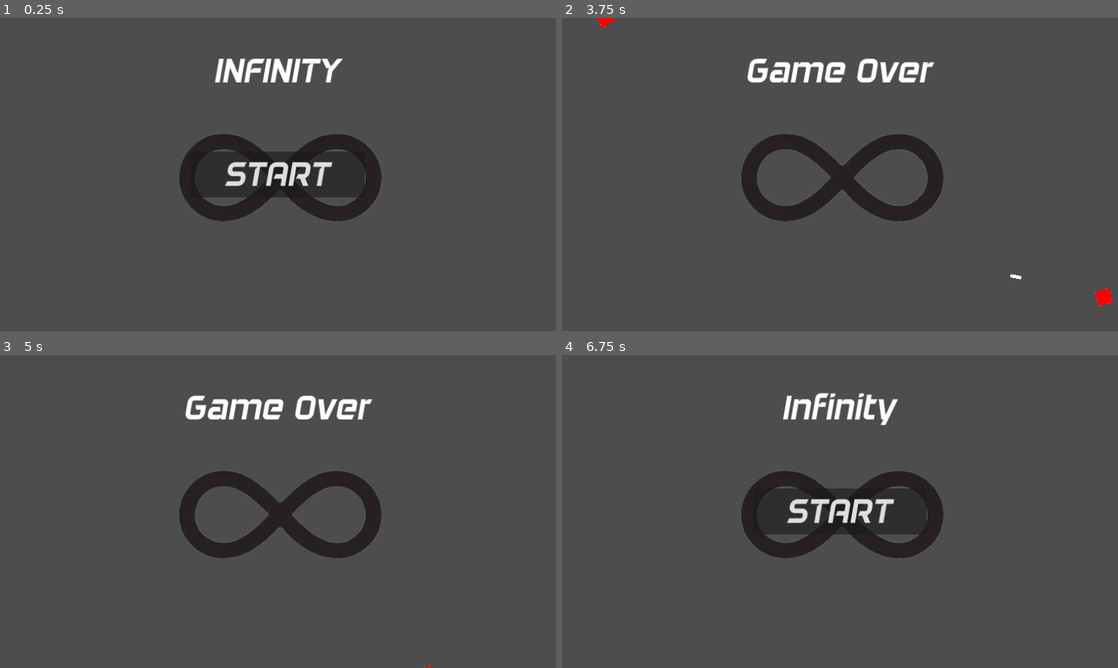
Above: before the commit, frames 1-4 (two rows, left to right).
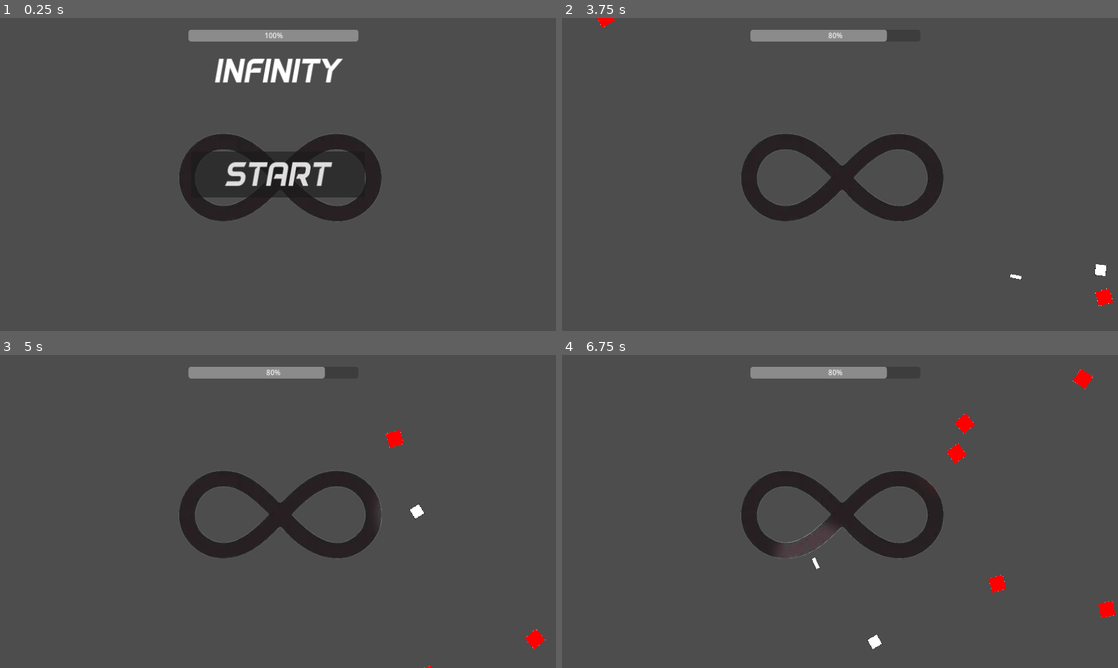
Above: after the commit, the same moments.

Repository: SmallBrainMatt/CS477-Lightning-Game
Game: Godot game, scene res://main.tscn
Same seed, same stepped clock (60 frames per second), same inputs: the game is played once before the commit and once after it.
Inputs (mouse positions are in pixels of both pictures, inside the frame that each line leads up to):
- Up to frame 1 (0.25 s): no input
- Up to frame 2 (3.75 s): click "START" at 0.5 s; tap Enter at 1.25 s; move the mouse to (962, 158) at 1.27 s; hold D (move_right) 1.28-2.03 s; click (962, 158) at 1.35 s; move the mouse to (728, 190) at 2.02 s; hold S (move_down) 2.03-2.78 s; click (728, 190) at 2.1 s; move the mouse to (895, 105) at 2.77 s; hold D (move_right) 2.78-3.53 s; click (895, 105) at 2.85 s; move the mouse to (812, 237) at 3.52 s; hold W (move_up) from 3.53 s (still down); click (812, 237) at 3.6 s
- Up to frame 3 (5 s): move the mouse to (444, 558) at 4.27 s; release W (move_up) at 4.28 s; hold A (move_left) from 4.28 s (still down); click (444, 558) at 4.35 s
- Up to frame 4 (6.75 s): move the mouse to (673, 464) at 5.02 s; click (673, 464) at 5.1 s; move the mouse to (867, 511) at 5.77 s; release A (move_left) at 5.78 s; hold S (move_down) 5.78-6.53 s; click (867, 511) at 5.85 s; move the mouse to (756, 433) at 6.52 s; hold D (move_right) from 6.53 s (still down); click (756, 433) at 6.6 s

The runs differ from the first frame. In frame 1, 1.2% of the frame differs, in the area x 33-65%, y 3-8%; in frame 2, 2.4%; in frame 3, 2.6%; in frame 4, 6.5%, in the area x 33-100%, y 3-94%.

Commit message:
Hud bar
I added hub bar and proper functionality

Diff:
--- a/infinity/hud.gd
+++ b/infinity/hud.gd
@@ -8,13 +8,11 @@
 	$MessageTimer.start()
 
 func show_game_over():
+	print("show_game_over() called in hud.gd")
 	show_message("Game Over")
-	await $MessageTimer.timeout
-	$Message.text = "Infinity"
-	$Message.show()
-	await get_tree().create_timer(1.0).timeout
-	$StartButton.show()
-
+	await $MessageTimer.timeout  # Wait for the timer to finish
+	await get_tree().create_timer(2.0).timeout  # Wait for 2 seconds before showing the start button
+	$StartButton.show()  # Show the start button after the delay
 
 func _on_start_button_pressed():
 	$StartButton.hide()
@@ -25,8 +23,7 @@
 
 # Called when the node enters the scene tree for the first time.
 func _ready() -> void:
-	pass # Replace with function body.
-
+	pass  # Replace with function body.
 
 # Called every frame. 'delta' is the elapsed time since the previous frame.
 func _process(delta: float) -> void:
--- a/infinity/main.gd
+++ b/infinity/main.gd
@@ -6,9 +6,10 @@
 var speed_range_min = 150
 var speed_range_max = 250
 
-func game_over():
-	$HUD.show_game_over()
-	$MobTimer.stop()
+#func game_over():
+#	print("game_over() function called in main.gd")
+#	$HUD.show_game_over()
+#	$MobTimer.stop()
 
 #Begins the game
 func new_game():
--- a/infinity/main.tscn
+++ b/infinity/main.tscn
@@ -58,6 +58,12 @@
 
 [node name="HUD" parent="." instance=ExtResource("5_8wl2t")]
 
+[node name="ProgressBar" type="ProgressBar" parent="HUD"]
+offset_left = 434.0
+offset_top = 27.0
+offset_right = 825.0
+offset_bottom = 54.0
+
 [connection signal="timeout" from="MobTimer" to="." method="_on_mob_timer_timeout"]
 [connection signal="timeout" from="StartTimer" to="." method="_on_start_timer_timeout"]
 [connection signal="hit" from="Player" to="." method="game_over"]
--- a/infinity/player.gd
+++ b/infinity/player.gd
@@ -1,6 +1,8 @@
 extends Area2D
 
 @export var speed = 400
+@export var max_health = 100
+var current_health
 var bullet = preload("res://bullet.tscn")
 var bullet_speed = 2000
 var screen_size
@@ -12,13 +14,14 @@
 	screen_size = get_viewport_rect().size
 	hide()
 	can_fire = false
-
+	current_health = max_health  # Initialize health to maximum value
+	get_parent().get_node("HUD/ProgressBar").value = current_health  # Update the health bar value
 
 # Called every frame. 'delta' is the elapsed time since the previous frame.
 func _process(delta: float) -> void:
 	var velocity = Vector2.ZERO
 
-	#Movement
+	# Movement
 	if Input.is_action_pressed("move_right"):
 		velocity.x += 1
 	if Input.is_action_pressed("move_left"):
@@ -30,7 +33,7 @@
 	if Input.is_action_just_pressed("player_fire") and can_fire == true:
 		fire()
 
-	#Play/stop animations (if there are any)
+	# Play/stop animations (if there are any)
 	if velocity.length() > 0:
 		velocity = velocity.normalized() * speed
 		$AnimatedSprite2D.play()
@@ -41,26 +44,56 @@
 	position = position.clamp(Vector2.ZERO, screen_size)
 	look_at(get_global_mouse_position())
 
+# Handles taking damage
+func take_damage(amount: int) -> void:
+	current_health -= amount
+	print("Current Health after taking damage: ", current_health)  # Debugging line
 
-#Killing the player
+	# Ensure current_health doesn't drop below zero
+	if current_health <= 0:
+		current_health = 0
+		die()  # Call die() only when health reaches 0
+	else:
+		get_parent().get_node("HUD/ProgressBar").value = current_health  # Update the health bar if not dead
+
+# Called when the player gets hit
 func _on_body_entered(body: Node2D) -> void:
-	hide()
-	can_fire = false
-	hit.emit()
-	$CollisionShape2D.set_deferred("disabled", true)
+	print("Collision detected with: ", body, " of type: ", body.get_class())  # Debugging line
 
-#Beginning the game
+	# Check if the collision is with a mob by group
+	if body.is_in_group("mobs"):
+		print("Collision with mob detected.")
+		take_damage(20)  # Adjust the damage amount as needed
+		can_fire = true  # Allow the player to keep firing after getting hit
+		hit.emit()
+		$CollisionShape2D.set_deferred("disabled", false)  # Ensure collision is enabled for future hits
+
+# Handles player death
+func die() -> void:
+	print("die() function called with health: ", current_health)  # Debugging line
+	if current_health == 0:  # Ensure die() only runs when health is zero
+		print("Player has died with health at 0.")  # Debugging confirmation line
+		hide()  # Hide the player when they die
+		can_fire = false
+		get_parent().get_node("HUD/ProgressBar").value = current_health  # Update the health bar to zero
+		get_parent().get_node("HUD").show_game_over() # Trigger game over sequence in the main script
+	else :
+		print("die() function attempted to run, but health is not 0: ", current_health)
+
+# Starts the game
 func start(pos):
 	position = pos
 	show()
 	can_fire = true
 	$CollisionShape2D.disabled = false
+	current_health = max_health  # Reset health when the game starts
+	get_parent().get_node("HUD/ProgressBar").value = current_health  # Reset the health bar value
 
-#Shoot the gun
+# Shoots the gun
 func fire():
 	$Pew.play()
 	var bullet_instance = bullet.instantiate()
 	bullet_instance.rotation_degrees = rotation_degrees
 	bullet_instance.position = get_global_position()
-	bullet_instance.linear_velocity = Vector2(bullet_speed,0).rotated(rotation)
+	bullet_instance.linear_velocity = Vector2(bullet_speed, 0).rotated(rotation)
 	get_tree().get_root().add_child(bullet_instance)
